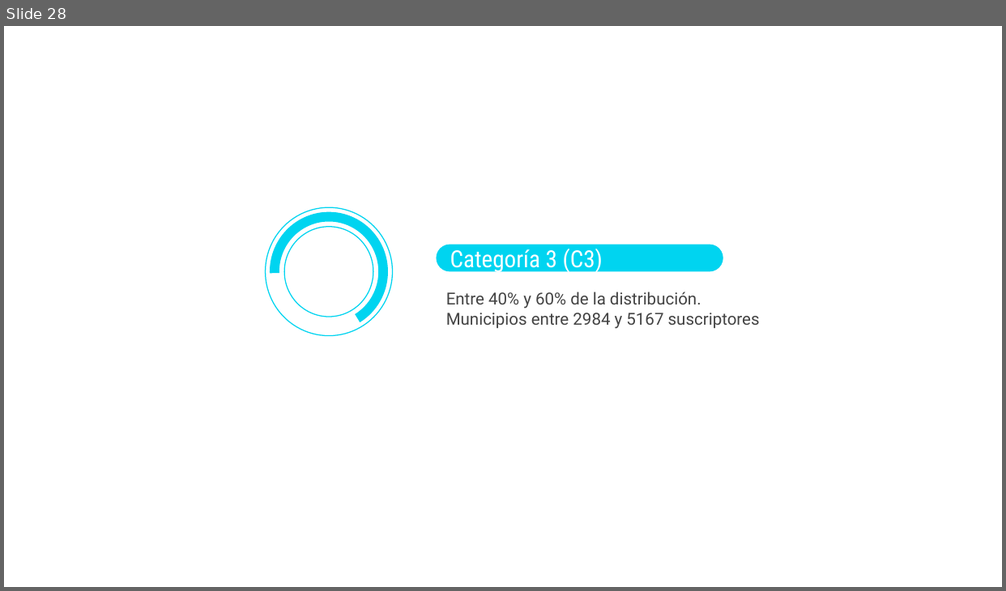
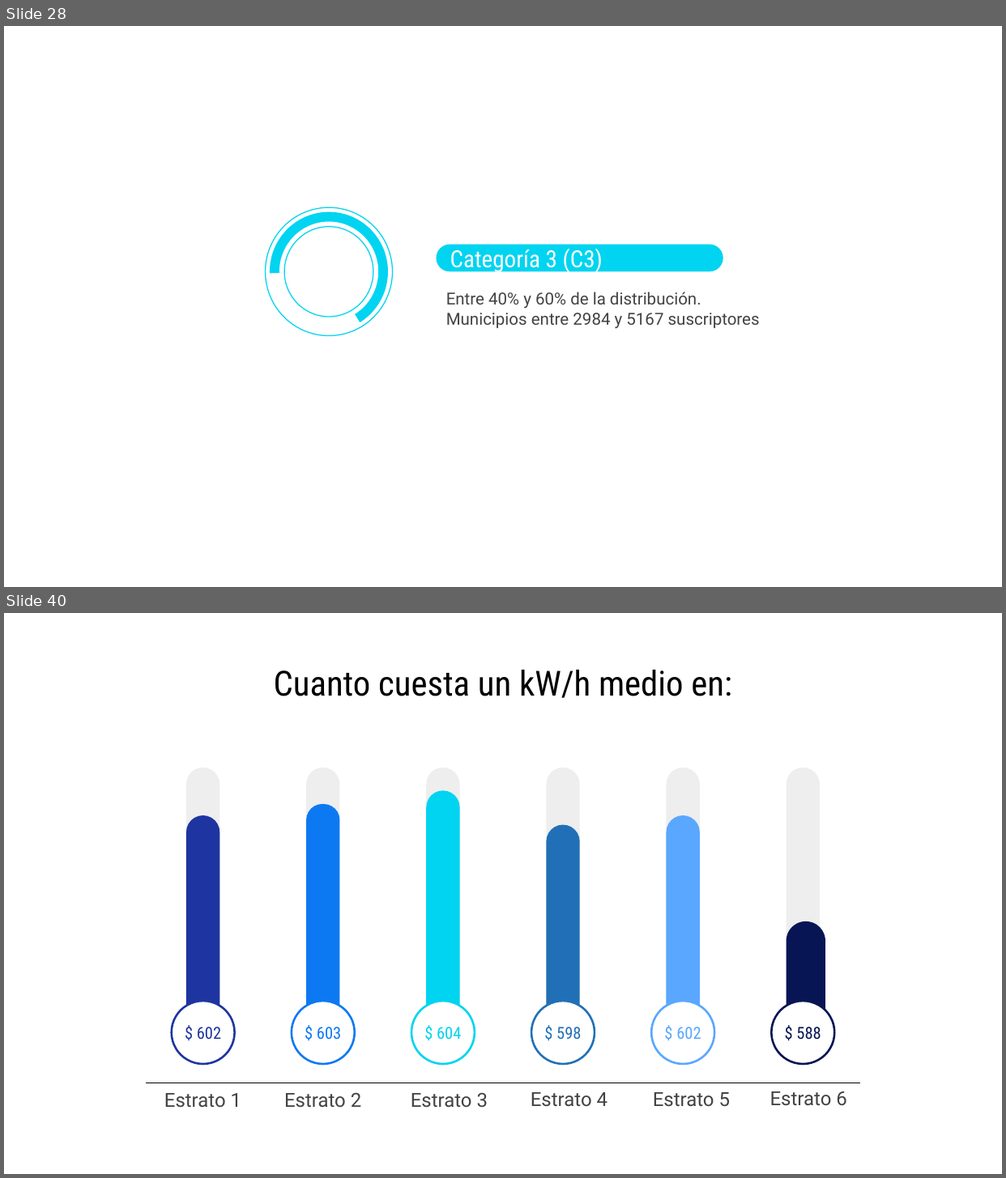
Before and after one commit to jtabordaj/research_eslatina, a slide deck: reporte_estadistico/presentacion/presentacionCategorias/presentation.pptx. Shown one above the other, each under a label of ours: slide 28 before the commit, slides 28 and 40 after it; the slides between them are not shown. The pictures are 1006x591 and 1006x1178 pixels, drawn with LibreOffice and Linux fonts; fonts in the diff are those of the drawing. Boxes give left, top, right and bottom in pixels: in the first picture for what was removed or moved away, otherwise in the second. Text is boxed around its words. In the diff, an @@ line names an element or a change of style, - is before the commit and + after.

```diff
--- a/reporte_estadistico/presentacion/presentacionCategorias/presentation.pptx
+++ b/reporte_estadistico/presentacion/presentacionCategorias/presentation.pptx
@@ slide 40 added at (4,613,1002,1174), background #FFFFFF @@
@@ title added at (274,670,732,698), 25 pt, text #000000 @@
+Cuanto cuesta un kW/h medio en:
@@ line added from (146, 1083) to (860, 1083), #000000 0.75 pt @@
@@ group added at (164,768,241,1107): 2 rounded rectangles, 1 ellipse, 1 text @@
+$ 602
+Estrato 1
@@ group added at (284,768,361,1107): 2 rounded rectangles, 1 ellipse, 1 text @@
+$ 603
+Estrato 2
@@ group added at (411,768,488,1108): 2 rounded rectangles, 1 ellipse, 1 text @@
+$ 604
+Estrato 3
@@ group added at (530,768,607,1107): 2 rounded rectangles, 1 ellipse, 1 text @@
+$ 598
+Estrato 4
@@ group added at (652,768,730,1107): 2 rounded rectangles, 1 ellipse, 1 text @@
+$ 602
+Estrato 5
@@ group added at (770,768,846,1106): 2 rounded rectangles, 1 ellipse, 1 text @@
+$ 588
+Estrato 6
```
Also in this commit, not shown: 2 slides changed, 25 other slides added, 44 other files.
